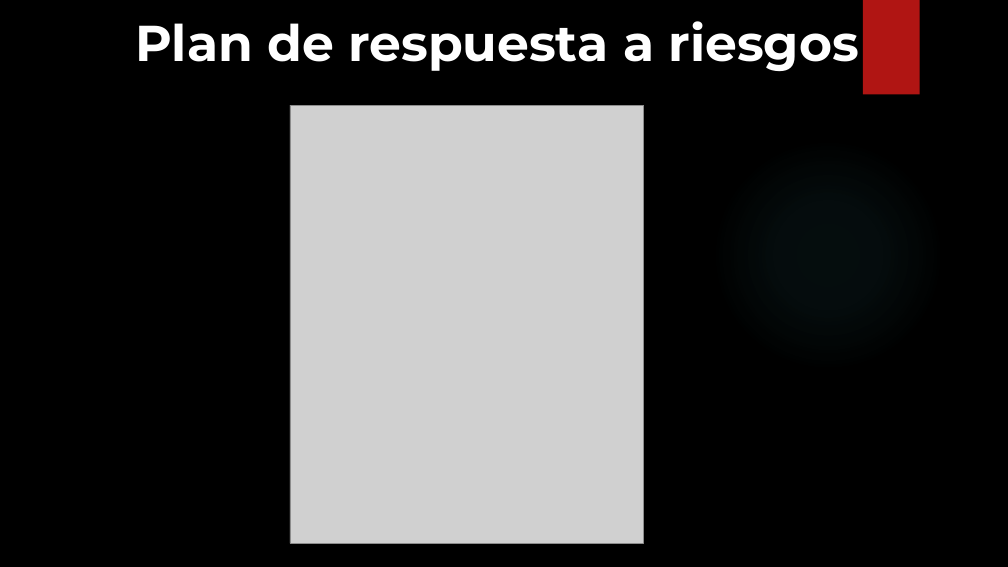
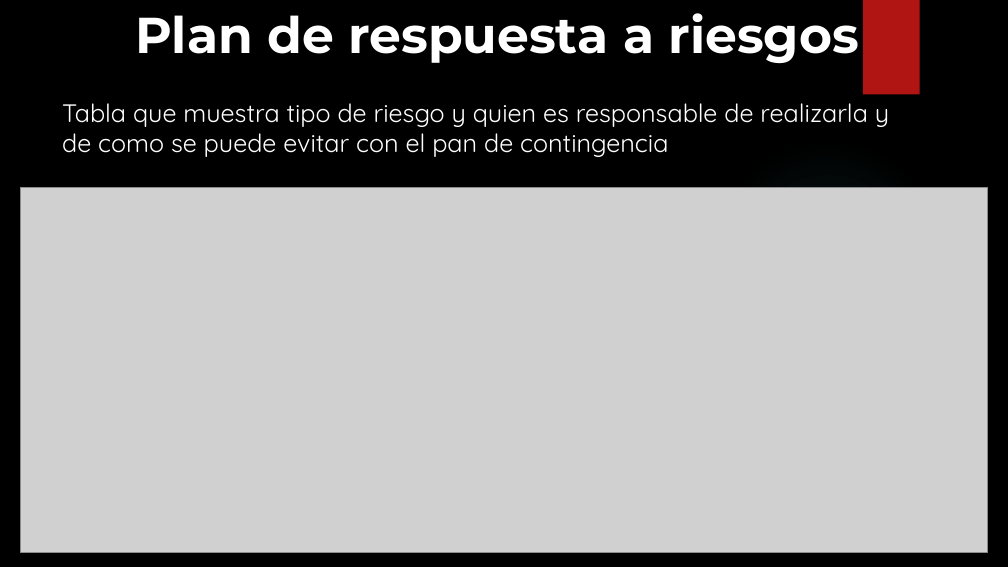
Before and after one commit to SM-ROOT/SM-ROOT, a slide deck: slide 8 of 9°A/administracion_proyectos/Factores de Riesgo.pptx (slide 6 before the commit). Drawn at 1008x567 pixels with LibreOffice and Linux fonts; fonts in the diff are those of the drawing; grey boxes stand for pictures; background and template pictures are left out. Boxes give left, top, right and bottom in pixels: in the first picture for what was removed or moved away, otherwise in the second. Text is boxed around its words. In the diff, an @@ line names an element or a change of style, - is before the commit and + after.

Commit message:
se agrego descripcion a las deappositivas de gestion de riesgos

```diff
--- a/9°A/administracion_proyectos/Factores de Riesgo.pptx
+++ b/9°A/administracion_proyectos/Factores de Riesgo.pptx
@@ text "Plan de respuesta a riesgos": place and size @@
-text "Plan de respuesta a riesgos" at [135,21,859,71]
+text "Plan de respuesta a riesgos" at [135,13,859,63]
@@ text added at [62,103,889,157], 24 pt, text #FFFFFF @@
+Tabla que muestra tipo de riesgo y quien es responsable de realizarla y de como se puede evitar con el pan de contingencia
@@ picture: place and size @@
-picture at [290,105,644,544]
+picture at [20,188,988,552]
```
Also in this commit, not shown: 6 other slides changed, 5 slides added, 1 slide removed.
